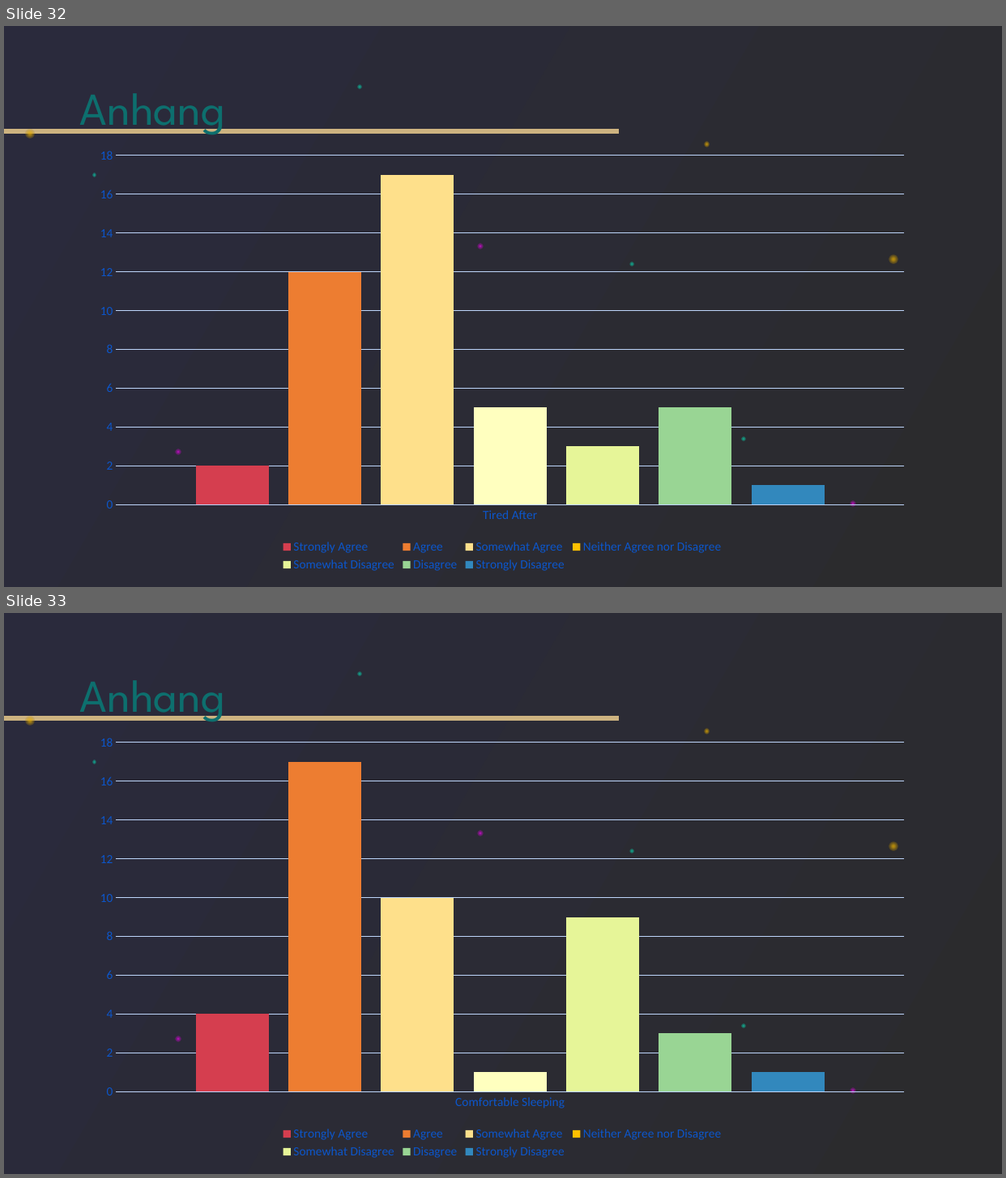
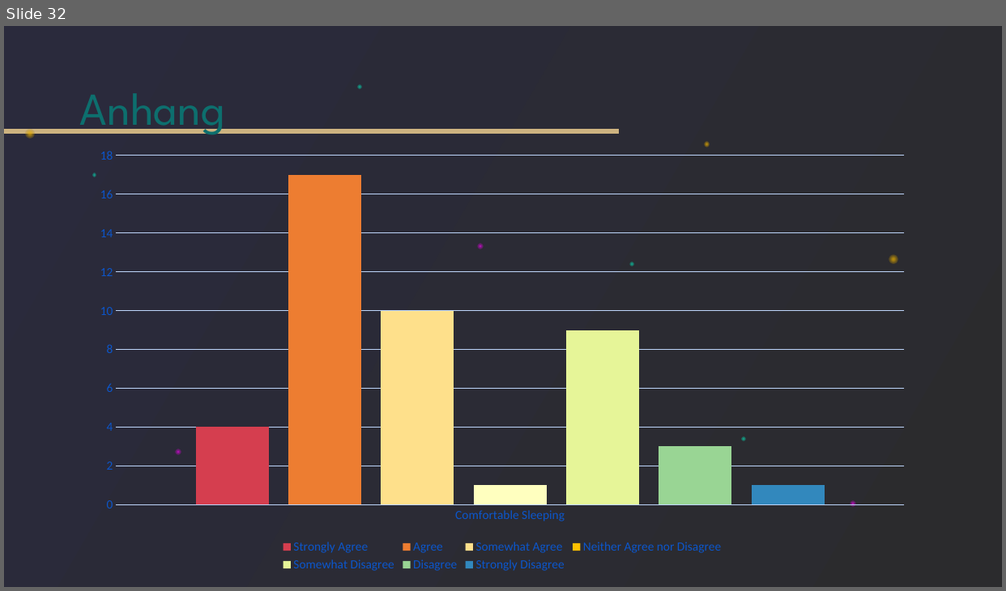
Before and after one commit to tlahmann/mci-af, a slide deck: presentation/Resync Studie.pptx. Shown one above the other, each under a label of ours: slides 32 and 33 before the commit, slide 32 after it. The pictures are 1006x1178 and 1006x591 pixels, drawn with LibreOffice and Linux fonts; fonts in the diff are those of the drawing. Boxes give left, top, right and bottom in pixels: in the first picture for what was removed or moved away, otherwise in the second. Text is boxed around its words. In the diff, an @@ line names an element or a change of style, - is before the commit and + after.

```diff
--- a/presentation/Resync Studie.pptx
+++ b/presentation/Resync Studie.pptx
@@ slide 32 removed at (4, 26, 1002, 587), background gradient #2A2A3C to #2B2B2D; not listed: 12 template elements that a slide beside it also shows @@
@@ title removed at (80, 93, 225, 135) @@
-Anhang
@@ column chart removed at (83, 139, 921, 576) @@
-categories: Tired After
-Strongly Agree: 2
-Agree: 12
-Somewhat Agree: 17
-Neither Agree nor Disagree: 5
-Somewhat Disagree: 3
-Disagree: 5
-Strongly Disagree: 1
@@ what was slide 33 is now slide 32 @@
```
Also in this commit, not shown: 4 slides changed, 2 other slides removed.
